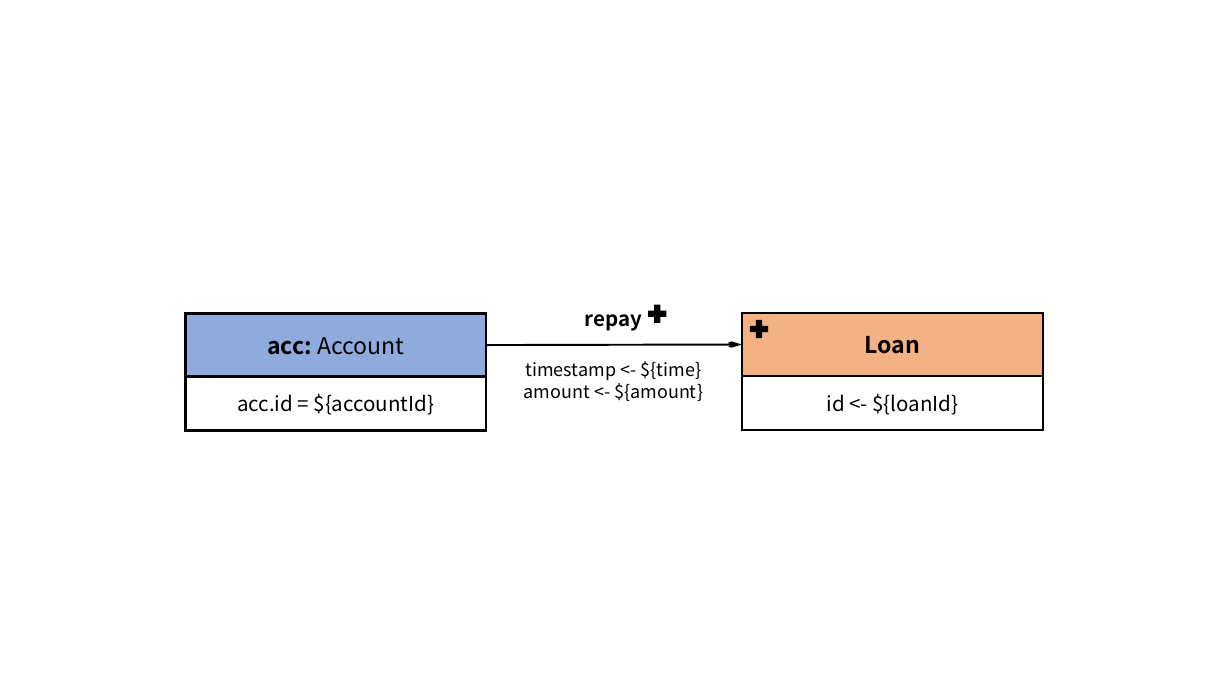
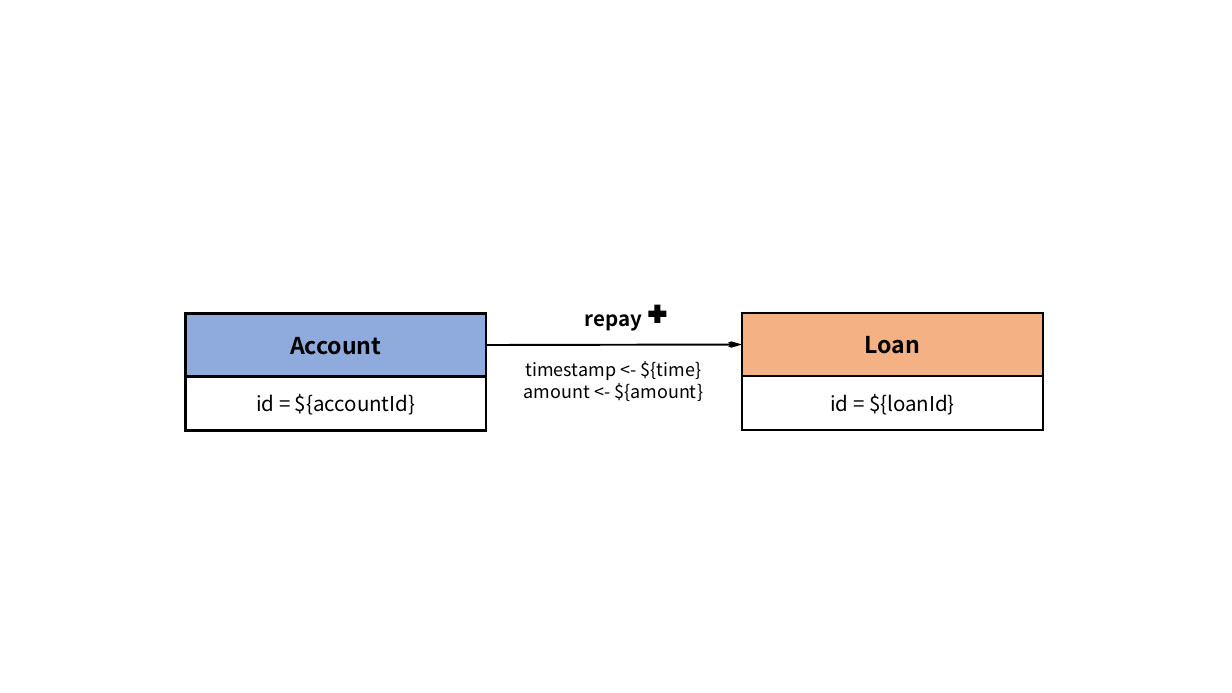
Before and after one commit to ldbc/ldbc_finbench_docs, a slide deck: slide 14 of patterns/transaction-write.pptx (slide 9 before the commit). Drawn at 1232x693 pixels with LibreOffice and Linux fonts; fonts in the diff are those of the drawing. Boxes give left, top, right and bottom in pixels: in the first picture for what was removed or moved away, otherwise in the second. Text is boxed around its words. In the diff, an @@ line names an element or a change of style, - is before the commit and + after.

```diff
--- a/patterns/transaction-write.pptx
+++ b/patterns/transaction-write.pptx
@@ plus removed at (750,320,769,338) @@
@@ text in rectangle at (290,337,381,355): text changed; bold on @@
-acc: Account
+Account
@@ text in rectangle at (256,394,415,415): text changed @@
-acc.id = ${accountId}
+id = ${accountId}
@@ text in rectangle at (830,394,955,415): text changed @@
-id <- ${loanId}
+id = ${loanId}
```
Also in this commit, not shown: 12 other slides changed, 6 slides added, 42 other files.
